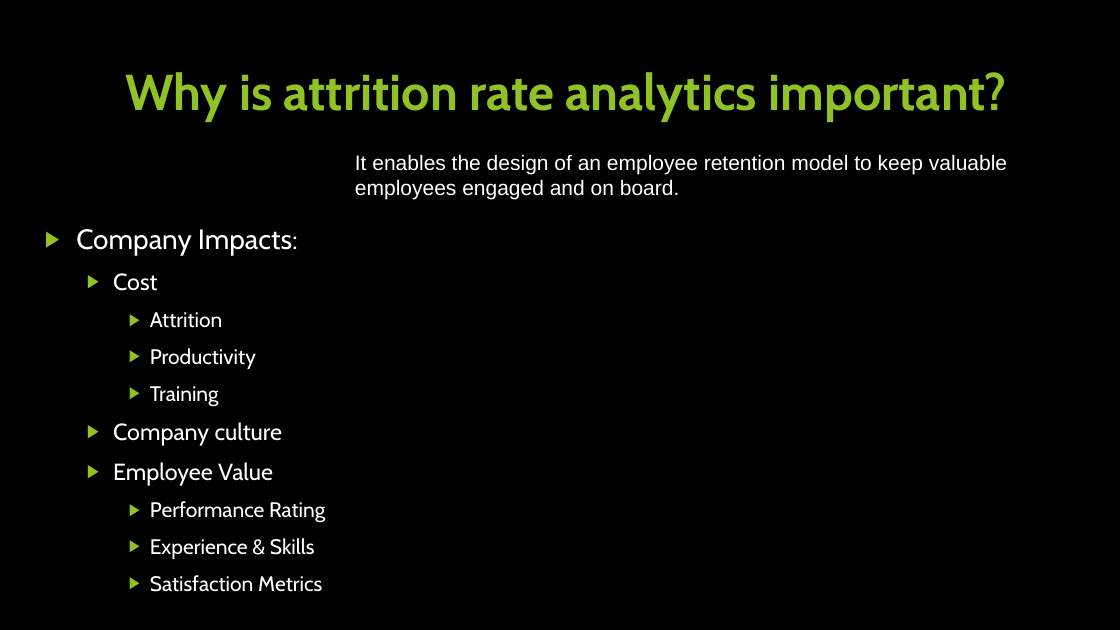
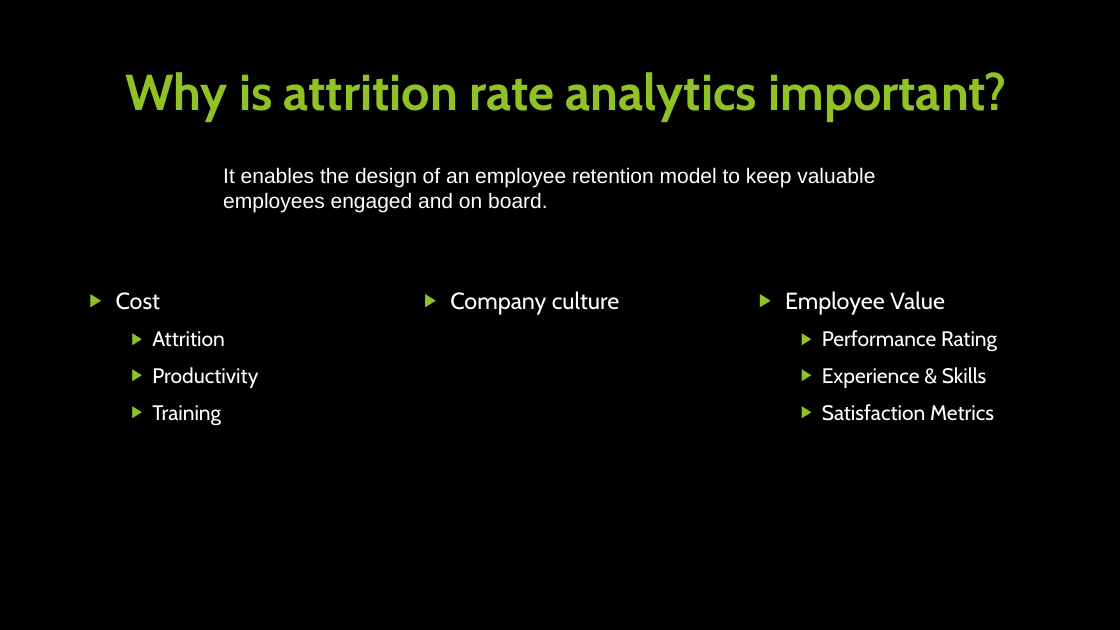
Before and after one commit to EpohDespair/Attrition-Model, a slide deck: slide 2 of Employee Attrition.pptx. Drawn at 1120x630 pixels with LibreOffice and Linux fonts; fonts in the diff are those of the drawing; background and template pictures are left out. Boxes give left, top, right and bottom in pixels: in the first picture for what was removed or moved away, otherwise in the second. Text is boxed around its words. In the diff, an @@ line names an element or a change of style, - is before the commit and + after.

```diff
--- a/Employee Attrition.pptx
+++ b/Employee Attrition.pptx
@@ text "It enables the design of ...": place and size @@
-text "It enables the design of ..." at bbox=[355, 154, 1007, 200]
+text "It enables the design of ..." at bbox=[223, 167, 875, 213]
@@ text at bbox=[76, 229, 298, 407]: paragraphs removed @@
-▶ Company Impacts:
-  ▶ Cost
-    ▶ Attrition
-    ▶ Productivity
-    ▶ Training
@@ text added at bbox=[116, 292, 258, 426], 18 pt, text #FFFFFF @@
+  ▶ Cost
+    ▶ Attrition
+    ▶ Productivity
+    ▶ Training
@@ text "Company culture": place and size @@
-text "Company culture" at bbox=[76, 229, 325, 592]
+text "Company culture" at bbox=[450, 291, 620, 315]
@@ text added at bbox=[785, 291, 997, 421], 18 pt, text #FFFFFF @@
+  ▶ Employee Value
+    ▶ Performance Rating
+    ▶ Experience & Skills
+    ▶ Satisfaction Metrics
@@ text at bbox=[113, 462, 325, 592]: paragraphs removed @@
-  ▶ Employee Value
-    ▶ Performance Rating
-    ▶ Experience & Skills
-    ▶ Satisfaction Metrics
```
Also in this commit, not shown: 3 other slides changed, 4 other files.
